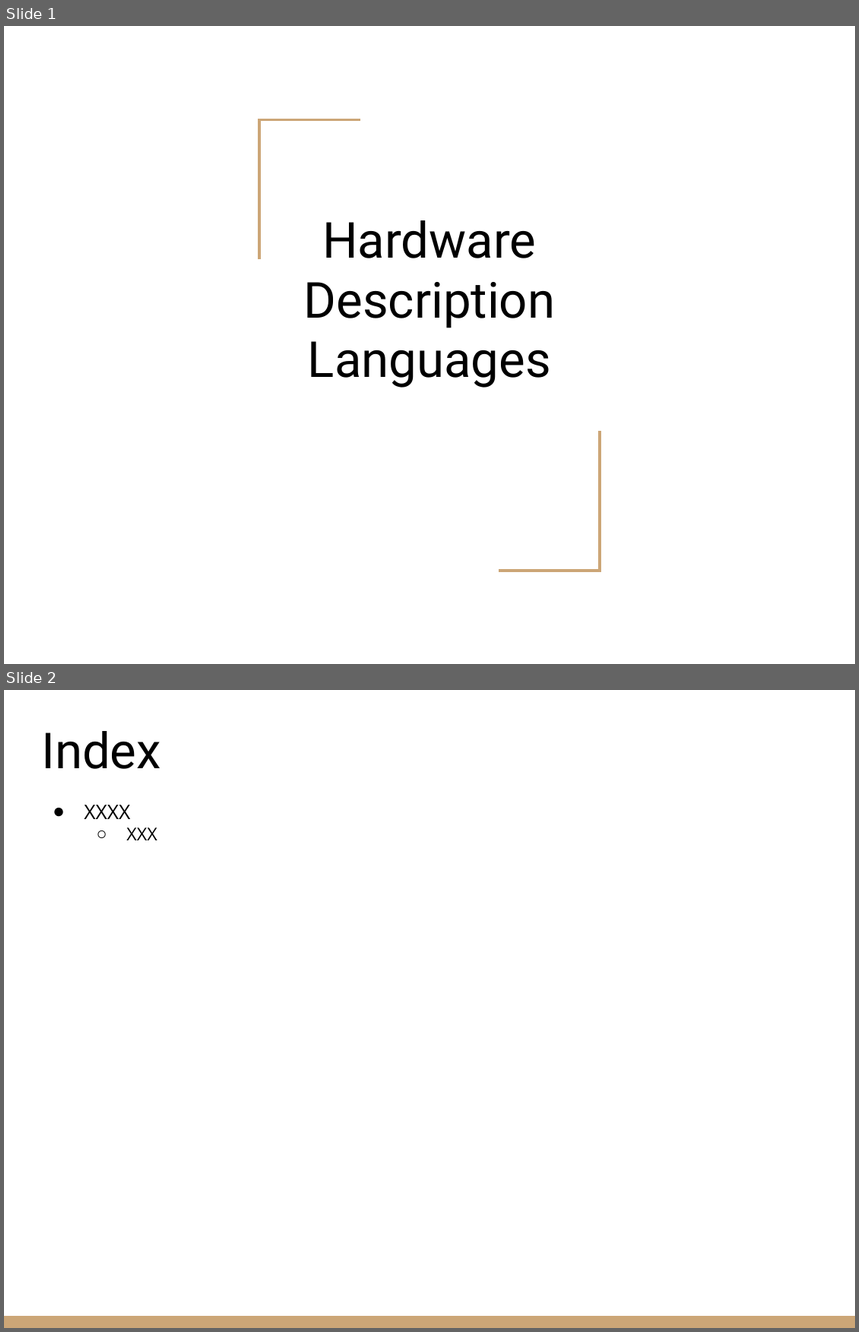
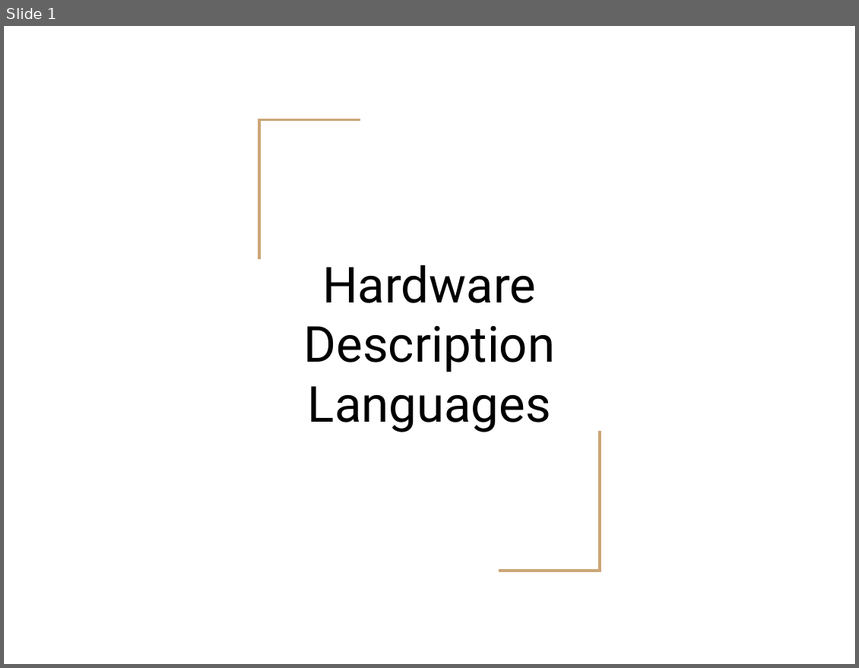
Before and after one commit to riccardoberta/esd, a slide deck: 07 - Hardware Description Languages/slides.pptx. Shown one above the other, each under a label of ours: slides 1 and 2 before the commit, slide 1 after it. The pictures are 859x1332 and 859x668 pixels, drawn with LibreOffice and Linux fonts; fonts in the diff are those of the drawing. Boxes give left, top, right and bottom in pixels: in the first picture for what was removed or moved away, otherwise in the second. Text is boxed around its words. In the diff, an @@ line names an element or a change of style, - is before the commit and + after.

```diff
--- a/07 - Hardware Description Languages/slides.pptx
+++ b/07 - Hardware Description Languages/slides.pptx
@@ slide 2 removed at [4,690,855,1328], background #FFFFFF @@
@@ title removed at [41,731,161,769] @@
-Index
@@ text removed at [84,805,157,840] @@
-● XXXX
-  ○ XXX
@@ rectangle removed at [4,1316,855,1328] @@
@@ slide 1 changed as well @@
@@ title "Hardware Description Languages": place and size @@
-title "Hardware Description Languages" at [304,221,556,388]
+title "Hardware Description Languages" at [304,265,556,433]
```
Also in this commit, not shown: 43 slides added, 1 other slide removed, 3 other files.
